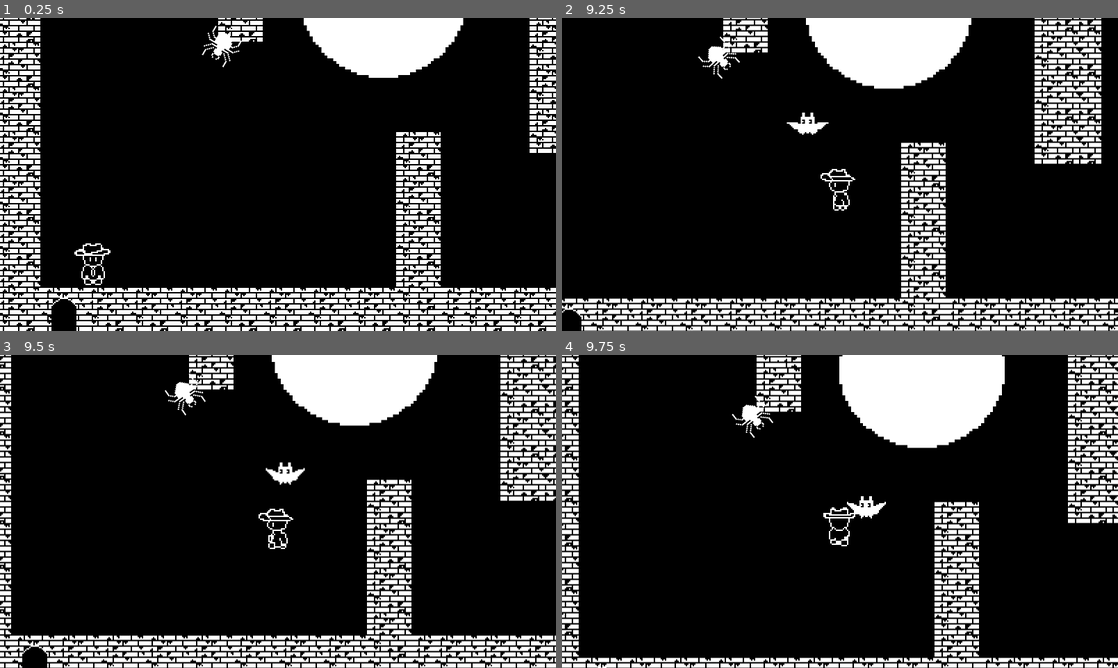
Above: before the commit, frames 1-4 (two rows, left to right).
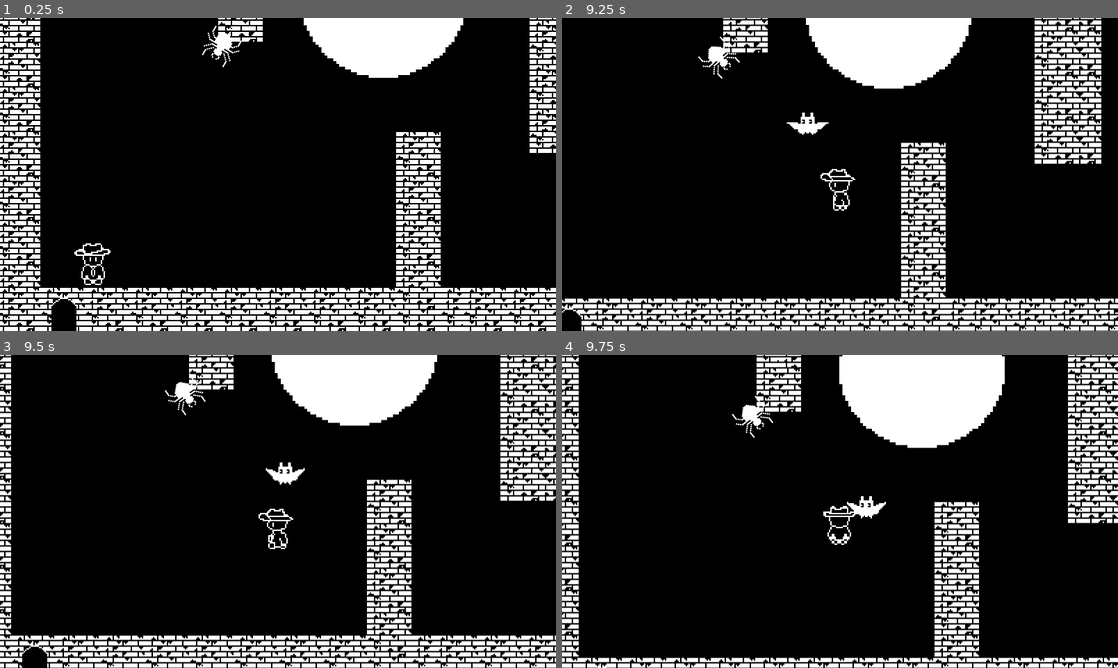
Above: after the commit, the same moments.

Repository: Tracychun13/twilight-tower
Game: Godot game, scene res://scenes/game.tscn
The game is run twice, just before and just after one commit, with the same random seed, the same clock (stepped at 60 frames per second) and the same inputs.
Inputs:
- Up to frame 1 (0.25 s): no input
- Up to frame 2 (9.25 s): tap Enter at 0.5 s; hold K (attack) 0.53-1.28 s; hold W (up) 0.53-2.03 s; tap Space (detained) at 0.8, 1.35, 3.05, 3.6, 5.3, 5.85, 7.55, 8.1 s; tap J (shield) at 1.55, 4.35, 6.05, 8.85 s; hold J (shield) 2.03-2.78 s; hold A (left) 2.03-3.53 s; tap K (attack) at 2.3, 2.85, 4.55, 6.8, 7.35, 9.05 s; hold S (down) 3.53-4.28 s; hold J (shield) 3.53-4.28 s; hold D (right) 4.28-5.03 s; hold W (up) 5.03-5.78 s; hold K (attack) 5.03-5.78 s; hold D (right) 5.78-8.03 s; hold J (shield) 6.53-7.28 s; hold S (down) 8.03-8.78 s; hold J (shield) 8.03-8.78 s; hold A (left) from 8.78 s (still down)
- Up to frame 3 (9.5 s): keep holding A (left)
- Up to frame 4 (9.75 s): release A (left) at 9.53 s; hold W (up) from 9.53 s (still down); hold K (attack) from 9.53 s (still down)

Frames 1-3 are identical in both runs. In frame 4, 0.2% of the frame differs, in the area x 47-53%, y 48-62%.
Error in both runs: Invalid access to property or key 'add_child' on a base object of type 'null instance'. (res://scripts/spider.gd:18)

Commit message:
attack bat

Diff:
--- a/twilight-tower/scenes/player.tscn
+++ b/twilight-tower/scenes/player.tscn
@@ -441,6 +441,7 @@
 }]
 
 [sub_resource type="RectangleShape2D" id="RectangleShape2D_ynu8h"]
+size = Vector2(20, 22)
 
 [node name="Player" type="CharacterBody2D"]
 z_index = 4
@@ -461,12 +462,17 @@
 [node name="AttackingHitbox" type="Area2D" parent="AnimatedSprite2D"]
 
 [node name="CollisionShape2D" type="CollisionShape2D" parent="AnimatedSprite2D/AttackingHitbox"]
-position = Vector2(11, 3)
+position = Vector2(11, 4)
 shape = SubResource("RectangleShape2D_ynu8h")
 
-[node name="Timer" type="Timer" parent="."]
+[node name="AttackTimer" type="Timer" parent="."]
+wait_time = 0.5
+
+[node name="SpamTimer" type="Timer" parent="."]
 wait_time = 0.2
 one_shot = true
 
 [connection signal="body_entered" from="AnimatedSprite2D/AttackingHitbox" to="." method="_on_attacking_hitbox_body_entered"]
-[connection signal="timeout" from="Timer" to="." method="_on_timer_timeout"]
+[connection signal="body_exited" from="AnimatedSprite2D/AttackingHitbox" to="." method="_on_attacking_hitbox_body_exited"]
+[connection signal="timeout" from="AttackTimer" to="." method="_on_attack_timer_timeout"]
+[connection signal="timeout" from="SpamTimer" to="." method="_on_timer_timeout"]
--- a/twilight-tower/scripts/bat.gd
+++ b/twilight-tower/scripts/bat.gd
@@ -4,10 +4,10 @@
 var health = 100
 var playerEnteredRange = false
 var damager = 10
-var isPlayerTouching = false;
+var isPlayerTouching = false
 var time_since_last_damage: float = 0.0
 var damage_interval = 1.0
-var isAlive = true;
+var isAlive = true
 @export var debug_enable: bool
 @export var player: CharacterBody2D
 @onready var nav_agent:= $NavigationAgent2D as NavigationAgent2D
@@ -27,7 +27,7 @@
 		move_and_slide()
 	if(isPlayerTouching):
 		if(time_since_last_damage >= damage_interval):
-			playerScript.playerDamaged(10)
+			#playerScript.playerDamaged(10)
 			print("Damaging player")
 			time_since_last_damage = 0.0
 		time_since_last_damage += _delta
@@ -45,18 +45,22 @@
 		health-= value
 		print("BAT HEALTH: ", health)
 
+
 #Enter the range bat will start chasing
 func _on_range_entered(body: Node2D) -> void:
 	if(body == player):
 		playerEnteredRange = true;
 		print("player is in bat range, Bat will follow!")
 
+
 #something collided with bat
 func _on_collision_area_entered(body: Node2D) -> void:
 	if(body == player):
 		print("Player entered damage area")
 		isPlayerTouching = true
+		playerScript.playerDamaged(10)
 		time_since_last_damage = 0.0
+
 
 func _on_collision_area_exited(body: Node2D) -> void:
 	if(body == player):
--- a/twilight-tower/scripts/player.gd
+++ b/twilight-tower/scripts/player.gd
@@ -10,13 +10,16 @@
 var health = 100
 var shieldHealth = 100
 var spamCounter = 0
+var bat_is_in_hitbox = false
 var is_shielding = false
 var is_attacking = false
-var landedHit = false
+#var landedHit = false
+var can_attack_again = true
 var time_since_last_damage: float = 0.0
 var damage_interval = 0.5
 @onready var player_root = $"."
-@onready var timer = $Timer
+@onready var timer = $SpamTimer
+@onready var attack_timer = $AttackTimer
 @onready var sprite2d = $AnimatedSprite2D
 @onready var bat = $"../Bat"
 @onready var collision = $CollisionShape2D
@@ -42,7 +45,12 @@
 			detained_spamming()
 	is_attacking = false
 	if Input.is_action_pressed("attack") and can_attack and not is_detained:
-		is_shielding = false;
+		if bat_is_in_hitbox and bat.isAlive and can_attack_again:
+			can_attack_again = false
+			attack_timer.start()
+			print("Attacking bat")
+			bat.batDamaged(20)
+		is_shielding = false
 		is_attacking = true
 		sprite2d.play("attack")
 		await sprite2d.animation_finished
@@ -129,10 +137,15 @@
 
 func _on_attacking_hitbox_body_entered(body: Node2D) -> void:
 	if body == bat:
-		landedHit = true;
-		print(is_attacking)
-		if bat.isAlive and is_attacking:
-			bat.batDamaged(50)
+		print('bat entered attack hitbox')
+		bat_is_in_hitbox = true
 
-	else:
-		landedHit = false
+func _on_attacking_hitbox_body_exited(body: Node2D) -> void:
+	if body == bat:
+		print('bat left attack hitbox')
+		bat_is_in_hitbox = false
+
+
+func _on_attack_timer_timeout() -> void:
+	can_attack_again = true
+	attack_timer.stop()
